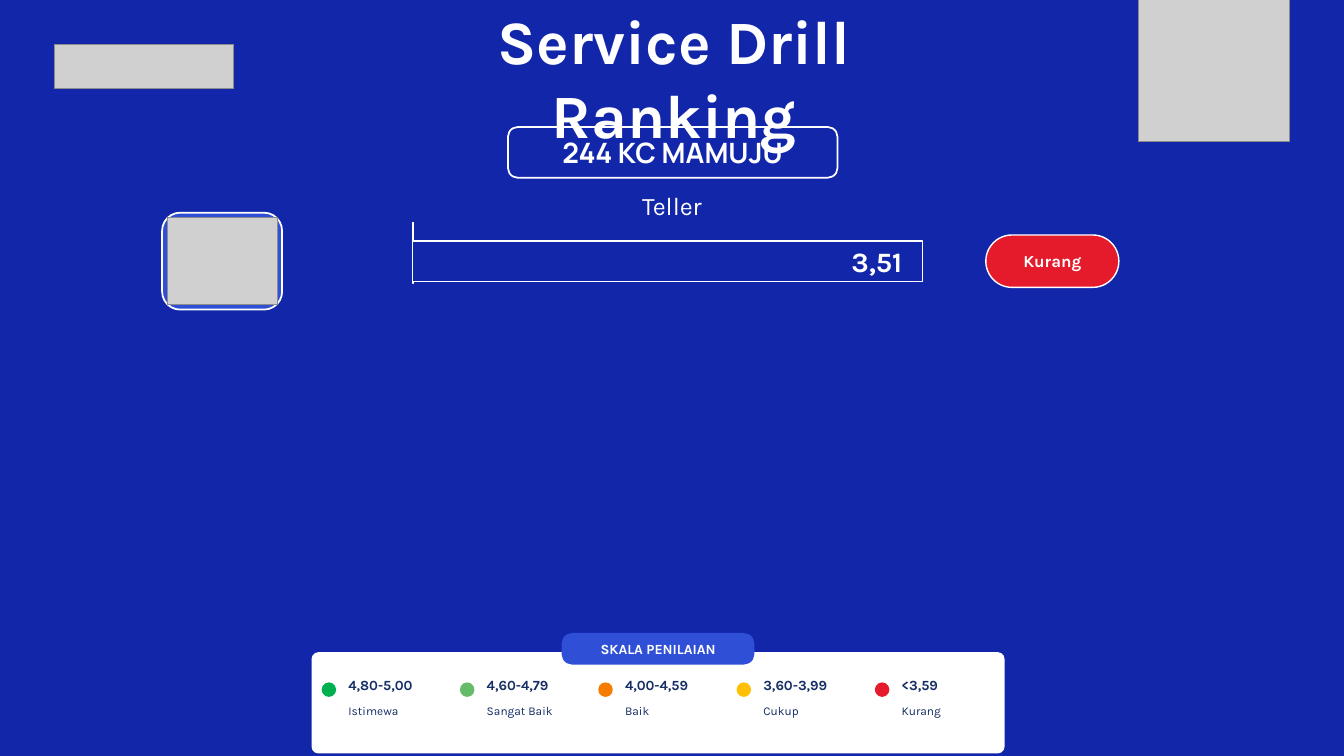
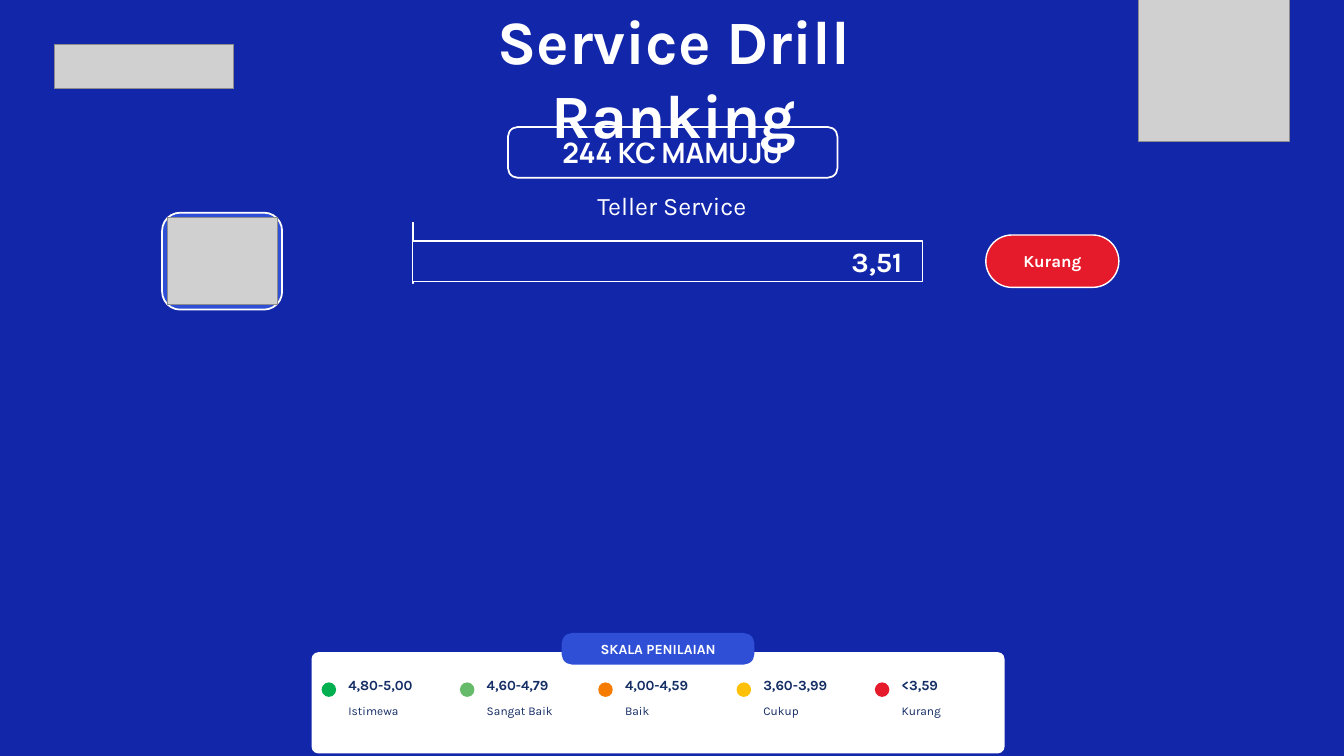
Before and after one commit to hengkiyudijanto/btn-sip, a slide deck: slide 2 of ranking-nyata.pptx. Drawn at 1344x756 pixels with LibreOffice and Linux fonts; fonts in the diff are those of the drawing; grey boxes stand for pictures; background and template pictures are left out. Boxes give left, top, right and bottom in pixels: in the first picture for what was removed or moved away, otherwise in the second. Text is boxed around its words. In the diff, an @@ line names an element or a change of style, - is before the commit and + after.

Commit message:
Ranking PPTX: nama posisi pakai sebutan lengkap (Teller -> Teller Service)
- src/lib/sip/label-posisi.ts: peta label posisi untuk slide
  Teller -> Teller Service, CS -> Customer Service,
  PB_TELLER -> Priority Banking Teller, PB_CS -> Priority Banking CS
- Hanya untuk TAMPILAN slide; nama jabatan di database dan halaman lain
  (penilaian, pegawai) tidak diubah
- Pencocokan lewat kode jabatan dulu, lalu nama sebagai cadangan; nama yang
  tidak dikenali dikembalikan apa adanya (lebih baik tampil apa adanya
  daripada salah label)
- src/lib/sip/ranking.ts kini mengambil jabatan.kode dan memakai labelPosisi
- label-posisi.test.ts: 7 uji mengunci aturan ini

127 unit test lulus (dari 120) + 20 pemeriksaan ranking lulus.

```diff
--- a/ranking-nyata.pptx
+++ b/ranking-nyata.pptx
@@ text at <box>597,197,746,216</box>: text changed @@
-Teller
+Teller Service
```
Also in this commit, not shown: 8 other files.
